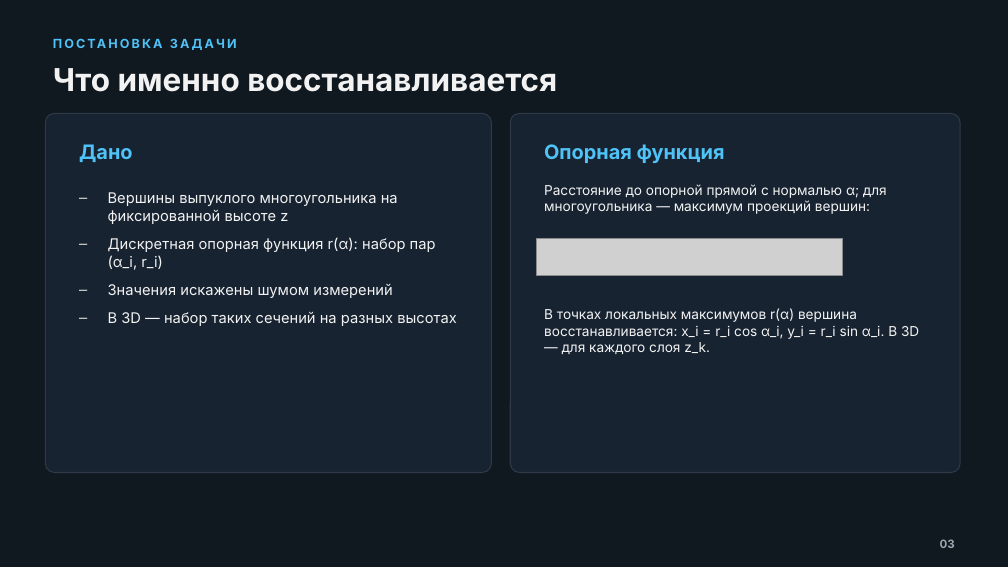
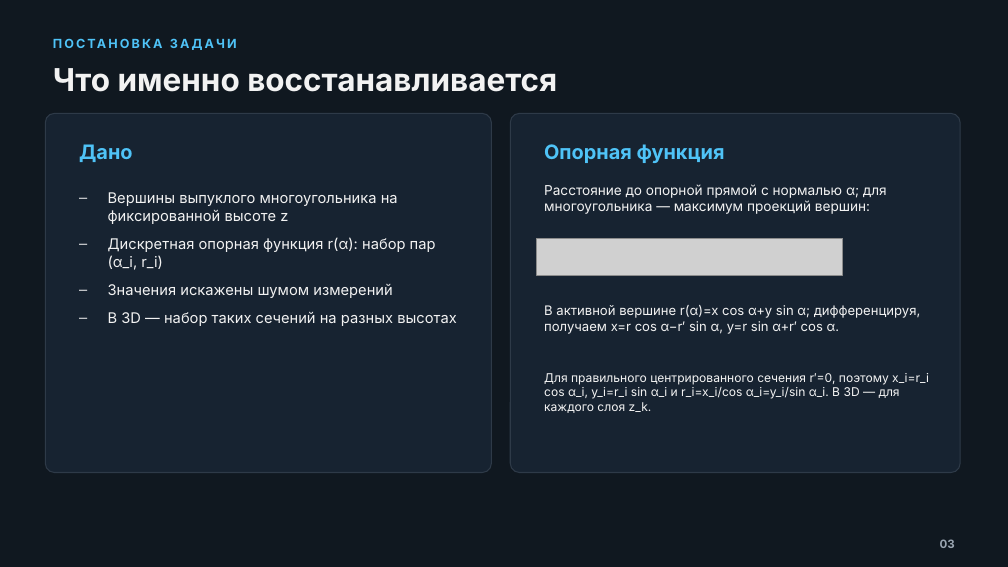
Before and after one commit to AlexQuasarStudio/Ogranka, a slide deck: slide 3 of point-cloud-3d-recovery.pptx. Drawn at 1008x567 pixels with LibreOffice and Linux fonts; fonts in the diff are those of the drawing; grey boxes stand for pictures. Boxes give left, top, right and bottom in pixels: in the first picture for what was removed or moved away, otherwise in the second. Text is boxed around its words. In the diff, an @@ line names an element or a change of style, - is before the commit and + after.

```diff
--- a/point-cloud-3d-recovery.pptx
+++ b/point-cloud-3d-recovery.pptx
@@ text at box(544, 305, 921, 334): text changed; size 13 to 12.5 pt @@
-В точках локальных максимумов r(α) вершина восстанавливается: x_i = r_i cos α_i, y_i = r_i sin α_i. В 3D — для каждого слоя z_k.
+В активной вершине r(α)=x cos α+y sin α; дифференцируя, получаем x=r cos α−r′ sin α, y=r sin α+r′ cos α.
@@ text added at box(544, 373, 929, 413), 11.5 pt, text #F2F2F2 @@
+Для правильного центрированного сечения r′=0, поэтому x_i=r_i cos α_i, y_i=r_i sin α_i и r_i=x_i/cos α_i=y_i/sin α_i. В 3D — для каждого слоя z_k.
```
Also in this commit, not shown: 1 other slide changed, 37 other files.
